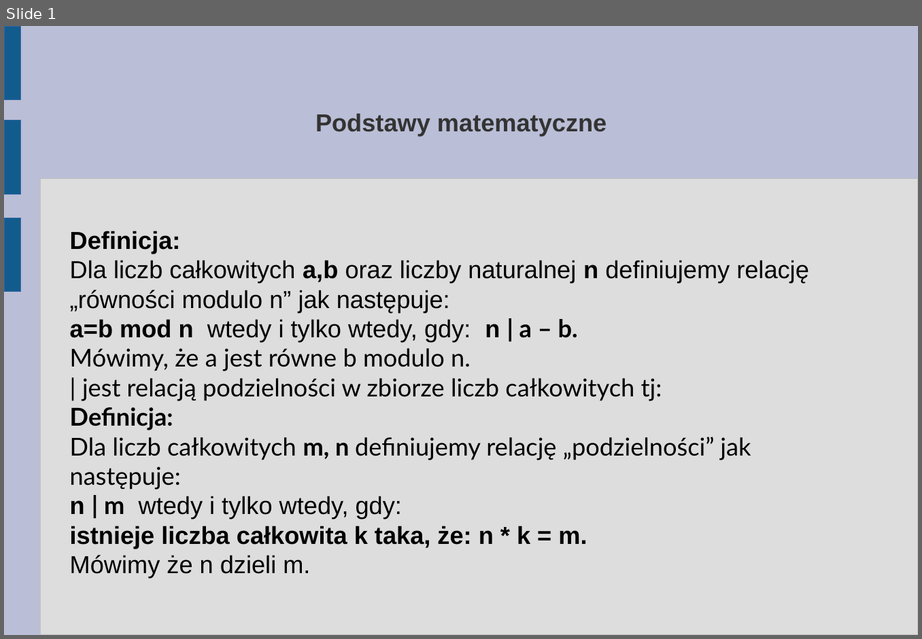
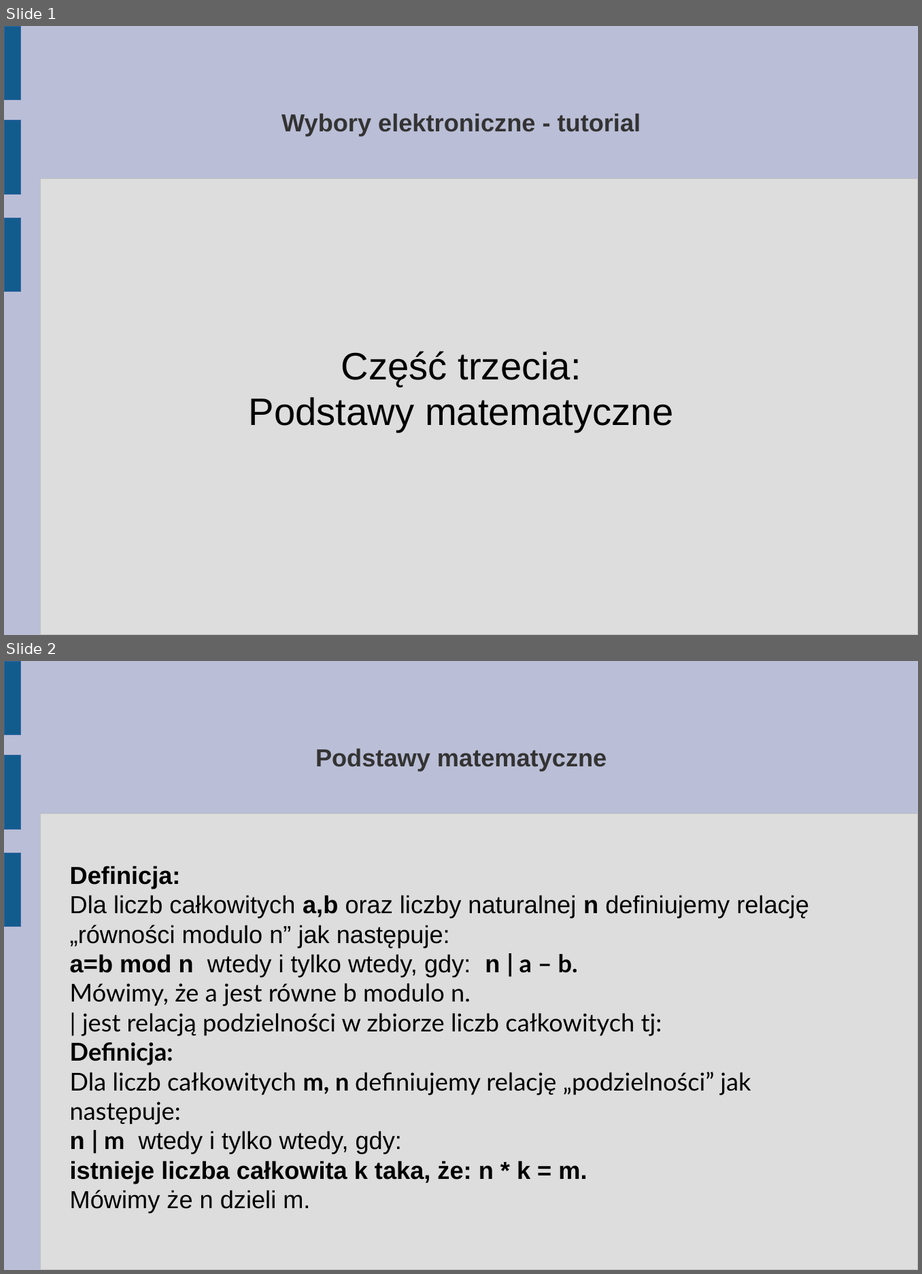
Before and after one commit to abhay123lp/internetvotingsystem, a slide deck: Tutorial/3. Troche matematyki (dla zainteresowanych).odp. Shown one above the other, each under a label of ours: slide 1 before the commit, slides 1 and 2 after it. The pictures are 922x639 and 922x1274 pixels, drawn with LibreOffice and Linux fonts; fonts in the diff are those of the drawing. Boxes give left, top, right and bottom in pixels: in the first picture for what was removed or moved away, otherwise in the second. Text is boxed around its words. In the diff, an @@ line names an element or a change of style, - is before the commit and + after.

```diff
--- a/Tutorial/3. Troche matematyki (dla zainteresowanych).odp
+++ b/Tutorial/3. Troche matematyki (dla zainteresowanych).odp
@@ slide 1 added at [4,26,918,635], background #BABED6; not listed: 4 template elements that a slide beside it also shows @@
@@ title added at [281,114,641,135], 20.6 pt, text #333333, bold @@
+Wybory elektroniczne - tutorial
@@ subtitle added at [249,351,673,433], 32 pt, text #000000 @@
+Część trzecia:
+Podstawy matematyczne
@@ what was slide 1 is now slide 2 @@
```
Also in this commit, not shown: 2 other files.
